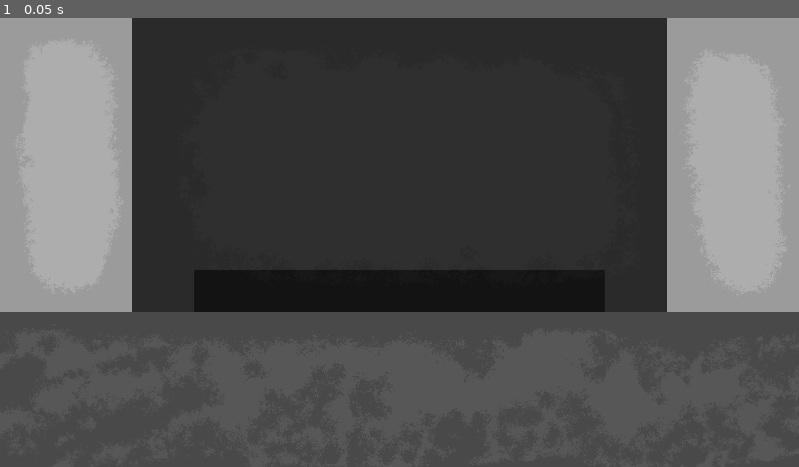
Above: before the commit, frame 1.
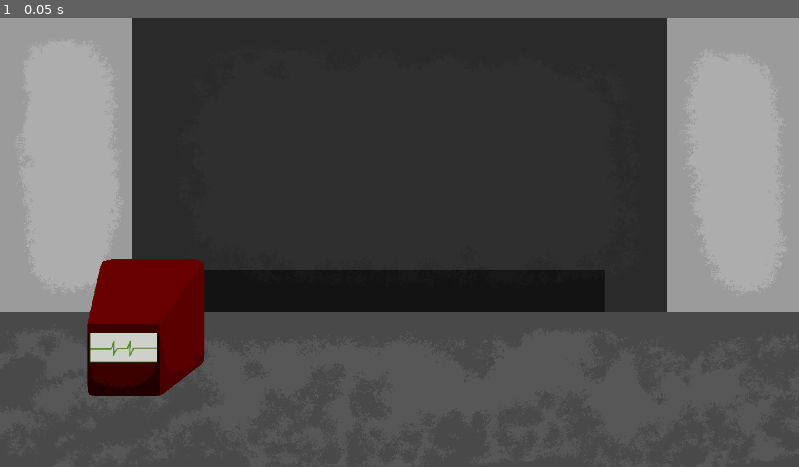
Above: after the commit, the same moment.

Repository: Blulow/brackeysjam
Game: Godot game, scene res://scenes/game.tscn
Two runs of this game, one before a commit and one after it. Both use one fixed random seed, a clock stepped at 60 frames per second and the inputs below.
Inputs:
- Up to frame 1 (0.05 s): no input

The runs differ from the first frame. In frame 1, 4.1% of the frame differs, in the area x 10-26%, y 53-85%.

Commit message:
add: selectable item + popup ui

Diff:
--- /dev/null
+++ b/assets/shaders/outline.gdshader
@@ -0,0 +1,75 @@
+shader_type canvas_item;
+
+uniform bool show = true;
+uniform vec4 color : source_color = vec4(1.0);
+uniform float width : hint_range(0, 10) = 1.0;
+uniform int pattern : hint_range(0, 2) = 0; // diamond, circle, square
+uniform bool inside = false;
+uniform bool add_margins = true; // only useful when inside is false
+uniform vec2 number_of_images = vec2(1.0); // number of horizontal and vertical images in the sprite sheet
+
+varying flat vec4 modulate;
+
+void vertex() {
+	modulate = COLOR;
+
+	if (add_margins) {
+		if ((UV.x <= 0.0 || UV.x >= 1.0) && (UV.y <= 0.0 || UV.y >= 1.0)) {
+			VERTEX += (UV * 2.0 - 1.0) * width;
+		} else {
+			VERTEX += sign(VERTEX) * width; // replace sign(VERTEX) by (sign(VERTEX) * 2.0 - 1.0) if your AnimatedSprite2D isn't Centered
+		}
+	}
+}
+
+bool hasContraryNeighbour(vec2 uv, vec2 texture_pixel_size, vec2 image_top_left, vec2 image_bottom_right, sampler2D texture) {
+	for (float i = -ceil(width); i <= ceil(width); i++) {
+		float x = abs(i) > width ? width * sign(i) : i;
+		float offset;
+
+		if (pattern == 0) {
+			offset = width - abs(x);
+		} else if (pattern == 1) {
+			offset = floor(sqrt(pow(width + 0.5, 2) - x * x));
+		} else if (pattern == 2) {
+			offset = width;
+		}
+
+		for (float j = -ceil(offset); j <= ceil(offset); j++) {
+			float y = abs(j) > offset ? offset * sign(j) : j;
+			vec2 xy = uv + texture_pixel_size * vec2(x, y);
+
+			if ((xy != clamp(xy, image_top_left, image_bottom_right) || texture(texture, xy).a <= 0.0) == inside) {
+				return true;
+			}
+		}
+	}
+
+	return false;
+}
+
+void fragment() {
+	vec2 uv = UV;
+	vec2 image_top_left = floor(uv * number_of_images) / number_of_images;
+	vec2 image_bottom_right = image_top_left + vec2(1.0) / number_of_images;
+
+	if (add_margins) {
+		vec2 texture_pixel_size = vec2(1.0) / (vec2(1.0) / TEXTURE_PIXEL_SIZE + vec2(width * 2.0) * number_of_images);
+
+		uv = (uv - texture_pixel_size * width - image_top_left) * TEXTURE_PIXEL_SIZE / texture_pixel_size + image_top_left;
+
+		if (uv != clamp(uv, image_top_left, image_bottom_right)) {
+			COLOR.a = 0.0;
+		} else {
+			COLOR = texture(TEXTURE, uv) * modulate;
+		}
+	} else {
+		COLOR = texture(TEXTURE, uv) * modulate;
+	}
+
+	if ((COLOR.a > 0.0) == inside && hasContraryNeighbour(uv, TEXTURE_PIXEL_SIZE, image_top_left, image_bottom_right, TEXTURE)) {
+		COLOR.rgb = inside ? mix(COLOR.rgb, color.rgb * modulate.rgb, color.a * modulate.a) : color.rgb * modulate.rgb;
+		if (!show) discard;
+		COLOR.a += (1.0 - COLOR.a) * color.a * modulate.a;
+	}
+}
--- a/project.godot
+++ b/project.godot
@@ -21,6 +21,18 @@
 window/size/viewport_height=1080
 window/size/mode=3
 
+[global_group]
+
+popup=""
+
+[input]
+
+quit_popup_ui={
+"deadzone": 0.2,
+"events": [Object(InputEventKey,"resource_local_to_scene":false,"resource_name":"","device":-1,"window_id":0,"alt_pressed":false,"shift_pressed":false,"ctrl_pressed":false,"meta_pressed":false,"pressed":false,"keycode":0,"physical_keycode":4194305,"key_label":0,"unicode":0,"location":0,"echo":false,"script":null)
+]
+}
+
 [physics]
 
 3d/physics_engine="Jolt Physics"
--- /dev/null
+++ b/scenes/components/selectable_component.tscn
@@ -0,0 +1,10 @@
+[gd_scene format=3 uid="uid://hc02c5uwjpoi"]
+
+[ext_resource type="Script" uid="uid://ctgjnxmay8xmx" path="res://scripts/components/selectable_component.gd" id="1_x07wq"]
+
+[node name="SelectableComponent" type="Area2D" unique_id=650134341]
+script = ExtResource("1_x07wq")
+
+[connection signal="input_event" from="." to="." method="_on_input_event"]
+[connection signal="mouse_entered" from="." to="." method="_on_mouse_entered"]
+[connection signal="mouse_exited" from="." to="." method="_on_mouse_exited"]
--- /dev/null
+++ b/scenes/components/selectable_popup_component.tscn
@@ -0,0 +1,6 @@
+[gd_scene format=3 uid="uid://pgwfcdoksmc5"]
+
+[ext_resource type="Script" uid="uid://cc8urmbj8q7hr" path="res://scripts/components/selectable_popup_component.gd" id="1_abuel"]
+
+[node name="SelectablePopupComponent" type="Node2D" unique_id=1963949682]
+script = ExtResource("1_abuel")
--- /dev/null
+++ b/scenes/components/ui/animated_button_component.tscn
@@ -0,0 +1,8 @@
+[gd_scene format=3 uid="uid://bf6f0ro2m656y"]
+
+[ext_resource type="Script" uid="uid://dmbogiamtw54e" path="res://scripts/components/ui/animated_button_component.gd" id="1_5st1e"]
+
+[node name="AnimatedButtonComponent" type="Control" unique_id=231881551]
+layout_mode = 3
+anchors_preset = 0
+script = ExtResource("1_5st1e")
--- /dev/null
+++ b/scenes/components/ui/popup_ui_component.tscn
@@ -0,0 +1,6 @@
+[gd_scene format=3 uid="uid://bmjjkm0ml1gmd"]
+
+[ext_resource type="Script" uid="uid://cvitafd8o1brt" path="res://scripts/components/ui/popup_ui_component.gd" id="1_e0d2t"]
+
+[node name="PopupUiComponent" type="Node2D" unique_id=1180603586]
+script = ExtResource("1_e0d2t")
--- a/scenes/game.tscn
+++ b/scenes/game.tscn
@@ -1,7 +1,10 @@
 [gd_scene format=3 uid="uid://bwtavl3purj71"]
 
-[ext_resource type="Texture2D" uid="uid://cjrjm7bg53piu" path="res://assets/bg.png" id="1_uwrxv"]
-[ext_resource type="Texture2D" uid="uid://cxo0qo545exx1" path="res://assets/fg.png" id="2_yqjtg"]
+[ext_resource type="Texture2D" uid="uid://cjrjm7bg53piu" path="res://assets/images/bg.png" id="1_uwrxv"]
+[ext_resource type="Texture2D" uid="uid://cxo0qo545exx1" path="res://assets/images/fg.png" id="2_yqjtg"]
+[ext_resource type="PackedScene" uid="uid://cioaxeqrxi2tg" path="res://scenes/objects/heart_rate_detector.tscn" id="3_lnu2h"]
+[ext_resource type="PackedScene" uid="uid://smppy1iqms45" path="res://scenes/objects/tv.tscn" id="4_lbhrr"]
+[ext_resource type="PackedScene" uid="uid://bvo714udmqaqw" path="res://scenes/objects/paper.tscn" id="5_iywne"]
 
 [node name="Game" type="Node2D" unique_id=21264269]
 
@@ -15,4 +18,15 @@
 [node name="Foreground" type="Sprite2D" parent="World" unique_id=1653123691]
 texture = ExtResource("2_yqjtg")
 
+[node name="HeartRateDetector" parent="World" unique_id=425908746 instance=ExtResource("3_lnu2h")]
+position = Vector2(-609, 205)
+
+[node name="TV" parent="World" unique_id=330125472 instance=ExtResource("4_lbhrr")]
+position = Vector2(-856, -211)
+
+[node name="TV2" parent="World" unique_id=885389089 instance=ExtResource("5_iywne")]
+position = Vector2(0, 339)
+
 [node name="Camera2D" type="Camera2D" parent="." unique_id=70683275]
+
+[node name="PopupUILayer" type="CanvasLayer" parent="." unique_id=828918225]
--- /dev/null
+++ b/scenes/objects/heart_rate_detector.tscn
@@ -0,0 +1,37 @@
+[gd_scene format=3 uid="uid://cioaxeqrxi2tg"]
+
+[ext_resource type="Shader" uid="uid://bw5ewe3knewbx" path="res://assets/shaders/outline.gdshader" id="2_7o2px"]
+[ext_resource type="Texture2D" uid="uid://c60tn2oxx0b3a" path="res://assets/images/heartratedetector.png" id="2_p2hnl"]
+[ext_resource type="PackedScene" uid="uid://hc02c5uwjpoi" path="res://scenes/components/selectable_component.tscn" id="3_7o2px"]
+[ext_resource type="PackedScene" uid="uid://bmjjkm0ml1gmd" path="res://scenes/components/ui/popup_ui_component.tscn" id="5_puc5w"]
+[ext_resource type="PackedScene" uid="uid://pgwfcdoksmc5" path="res://scenes/components/selectable_popup_component.tscn" id="6_tqews"]
+[ext_resource type="PackedScene" uid="uid://dlkhotnhf1aqa" path="res://scenes/popup_ui/heart_rate_popup.tscn" id="6_wk5lj"]
+
+[sub_resource type="ShaderMaterial" id="ShaderMaterial_puc5w"]
+shader = ExtResource("2_7o2px")
+shader_parameter/show = false
+shader_parameter/color = Color(1, 1, 1, 1)
+shader_parameter/width = 2.000000095
+shader_parameter/pattern = 0
+shader_parameter/inside = false
+shader_parameter/add_margins = true
+shader_parameter/number_of_images = Vector2(1, 1)
+
+[node name="HeartRateDetector" type="Node2D" unique_id=425908746]
+
+[node name="Sprite2D" type="Sprite2D" parent="." unique_id=304575131]
+material = SubResource("ShaderMaterial_puc5w")
+texture = ExtResource("2_p2hnl")
+
+[node name="SelectableComponent" parent="." unique_id=650134341 node_paths=PackedStringArray("sprite") instance=ExtResource("3_7o2px")]
+sprite = NodePath("../Sprite2D")
+
+[node name="CollisionPolygon2D" type="CollisionPolygon2D" parent="SelectableComponent" unique_id=1790307867]
+polygon = PackedVector2Array(-107, -165, 142, -165, 141, 83, 35, 165, -141, 164, -141, -15)
+
+[node name="PopupUiComponent" parent="." unique_id=1021774612 instance=ExtResource("5_puc5w")]
+ui = ExtResource("6_wk5lj")
+
+[node name="SelectablePopupComponent" parent="." unique_id=1963949682 instance=ExtResource("6_tqews")]
+
+[connection signal="input_event" from="SelectableComponent" to="." method="_on_selectable_component_input_event"]
--- /dev/null
+++ b/scenes/popup_ui/heart_rate_popup.tscn
@@ -0,0 +1,70 @@
+[gd_scene format=3 uid="uid://dlkhotnhf1aqa"]
+
+[ext_resource type="PackedScene" uid="uid://bul24ekiahunx" path="res://scenes/popup_ui/ui/popup_overlay.tscn" id="1_tef5t"]
+[ext_resource type="PackedScene" uid="uid://dqp20ijshb2ac" path="res://scenes/popup_ui/ui/close_button.tscn" id="2_8a6af"]
+
+[sub_resource type="StyleBoxFlat" id="StyleBoxFlat_tef5t"]
+content_margin_left = 10.0
+content_margin_top = 10.0
+content_margin_right = 10.0
+content_margin_bottom = 10.0
+
+[sub_resource type="Gradient" id="Gradient_tef5t"]
+
+[sub_resource type="GradientTexture2D" id="GradientTexture2D_8a6af"]
+gradient = SubResource("Gradient_tef5t")
+width = 1006
+height = 274
+
+[node name="HeartRatePopup" type="Control" unique_id=1802960549 groups=["popup"]]
+layout_mode = 3
+anchors_preset = 15
+anchor_right = 1.0
+anchor_bottom = 1.0
+grow_horizontal = 2
+grow_vertical = 2
+
+[node name="PopupOverlay" parent="." unique_id=1070462315 instance=ExtResource("1_tef5t")]
+layout_mode = 0
+anchors_preset = 0
+anchor_right = 0.0
+anchor_bottom = 0.0
+offset_right = 1920.0
+offset_bottom = 1080.0
+grow_horizontal = 1
+grow_vertical = 1
+
+[node name="UI" type="Control" parent="." unique_id=1950851447]
+layout_mode = 1
+anchors_preset = 8
+anchor_left = 0.5
+anchor_top = 0.5
+anchor_right = 0.5
+anchor_bottom = 0.5
+offset_left = -20.0
+offset_top = -20.0
+offset_right = 20.0
+offset_bottom = 20.0
+grow_horizontal = 2
+grow_vertical = 2
+
+[node name="PanelContainer" type="PanelContainer" parent="UI" unique_id=1237385849]
+layout_mode = 0
+offset_left = -493.0
+offset_top = -127.0
+offset_right = 533.0
+offset_bottom = 167.0
+theme_override_styles/panel = SubResource("StyleBoxFlat_tef5t")
+
+[node name="TextureRect" type="TextureRect" parent="UI/PanelContainer" unique_id=1098372172]
+layout_mode = 2
+texture = SubResource("GradientTexture2D_8a6af")
+
+[node name="CloseButton" parent="UI" unique_id=1617579724 instance=ExtResource("2_8a6af")]
+layout_mode = 0
+offset_left = 533.0
+offset_top = -127.0
+offset_right = 597.0
+offset_bottom = -63.0
+
+[connection signal="mouse_entered" from="UI/CloseButton" to="UI/CloseButton" method="_on_mouse_entered"]
--- /dev/null
+++ b/scenes/popup_ui/ui/close_button.tscn
@@ -0,0 +1,21 @@
+[gd_scene format=3 uid="uid://dqp20ijshb2ac"]
+
+[ext_resource type="Script" uid="uid://b7j4tf53gbvhh" path="res://scripts/popup_ui/close_button.gd" id="1_sep7c"]
+[ext_resource type="PackedScene" uid="uid://bf6f0ro2m656y" path="res://scenes/components/ui/animated_button_component.tscn" id="2_1fe5p"]
+
+[sub_resource type="Gradient" id="Gradient_rtmft"]
+colors = PackedColorArray(1, 0, 0, 1, 1, 1, 1, 1)
+
+[sub_resource type="GradientTexture2D" id="GradientTexture2D_eptdl"]
+gradient = SubResource("Gradient_rtmft")
+
+[node name="CloseButton" type="TextureButton" unique_id=1617579724]
+offset_right = 40.0
+offset_bottom = 40.0
+texture_normal = SubResource("GradientTexture2D_eptdl")
+script = ExtResource("1_sep7c")
+
+[node name="AnimatedButtonComponent" parent="." unique_id=231881551 instance=ExtResource("2_1fe5p")]
+layout_mode = 0
+
+[connection signal="clicked" from="AnimatedButtonComponent" to="." method="_on_clicked"]
--- /dev/null
+++ b/scenes/popup_ui/ui/popup_overlay.tscn
@@ -0,0 +1,9 @@
+[gd_scene format=3 uid="uid://bul24ekiahunx"]
+
+[node name="PopupOverlay" type="Panel" unique_id=1070462315]
+custom_minimum_size = Vector2(1920, 1080)
+anchors_preset = 15
+anchor_right = 1.0
+anchor_bottom = 1.0
+grow_horizontal = 2
+grow_vertical = 2
--- /dev/null
+++ b/scripts/components/selectable_component.gd
@@ -0,0 +1,23 @@
+@tool
+extends Node2D
+class_name SelectableComponent
+
+@onready var body: Node2D = get_parent()
+@export var sprite: Sprite2D
+
+signal selected
+signal deselected
+signal clicked
+
+func _on_mouse_entered() -> void:
+	if sprite.material: sprite.material.set_shader_parameter("show", true)
+	selected.emit()
+
+func _on_mouse_exited() -> void:
+	if sprite.material: sprite.material.set_shader_parameter("show", false)
+	deselected.emit()
+
+func _on_input_event(viewport: Node, event: InputEvent, shape_idx: int) -> void:
+		if event is InputEventMouseButton:
+			if event.button_index == MOUSE_BUTTON_LEFT and event.pressed:
+				clicked.emit()
--- /dev/null
+++ b/scripts/components/selectable_popup_component.gd
@@ -0,0 +1,11 @@
+extends Node2D
+class_name SelectablePopupComponent
+
+@onready var selectable: SelectableComponent = get_parent().find_child("SelectableComponent")
+@onready var popup: PopupUiComponent = get_parent().find_child("PopupUiComponent")
+
+func _ready() -> void:
+	selectable.clicked.connect(_on_clicked)
+
+func _on_clicked() -> void:
+	popup.show_ui()
--- /dev/null
+++ b/scripts/components/ui/animated_button_component.gd
@@ -0,0 +1,23 @@
+extends Control
+
+@export var downscale: float = 0.8
+@export var animation_length: float = 0.05
+
+@onready var button: BaseButton = get_parent()
+
+signal clicked
+
+func _ready() -> void:
+	button.button_down.connect(_on_button_down)
+	button.button_up.connect(_on_button_up)
+
+func _on_button_down() -> void:
+	var tween: Tween = create_tween()
+	tween.tween_property(button, "scale", Vector2.ONE * downscale, animation_length)
+
+func _on_button_up() -> void:
+	var tween: Tween = create_tween()
+	tween.tween_property(button, "scale", Vector2.ONE, animation_length)
+
+	await tween.finished
+	clicked.emit()
--- /dev/null
+++ b/scripts/components/ui/popup_ui_component.gd
@@ -0,0 +1,19 @@
+extends Node2D
+class_name PopupUiComponent
+
+@export var fixed: bool = true
+@export var ui: PackedScene
+
+var ui_node: Control
+
+func show_ui() -> void:
+	var u: Control = ui.instantiate()
+	var popup_layer: CanvasLayer = get_tree().get_root().find_child("PopupUILayer", true, false)
+	popup_layer.add_child(u)
+
+	u.get_node("PopupOverlay").visible = fixed
+
+	ui_node = u
+
+func hide_ui() -> void:
+	ui_node.queue_free()
--- /dev/null
+++ b/scripts/popup_ui/close_button.gd
@@ -0,0 +1,11 @@
+extends TextureButton
+
+func _on_clicked() -> void:
+	var parent: Control = get_parent()
+	while not parent.is_in_group("popup"):
+		if parent == get_tree().get_root():
+			parent = get_parent()
+			break
+		parent = parent.get_parent()
+
+	parent.queue_free()
Renamed: assets/bg.png -> assets/images/bg.png
Not shown, changed: assets/images/bg.png.import
Renamed: assets/fg.png -> assets/images/fg.png
Not shown, changed: assets/images/fg.png.import
Renamed: assets/heartratedetector.png -> assets/images/heartratedetector.png
Not shown, changed: assets/images/heartratedetector.png.import
Not shown, added: assets/shaders/outline.gdshader.uid
Not shown, added: scripts/components/selectable_component.gd.uid
Not shown, added: scripts/components/selectable_popup_component.gd.uid
Not shown, added: scripts/components/ui/animated_button_component.gd.uid
Not shown, added: scripts/components/ui/popup_ui_component.gd.uid
Not shown, added: scripts/popup_ui/close_button.gd.uid
